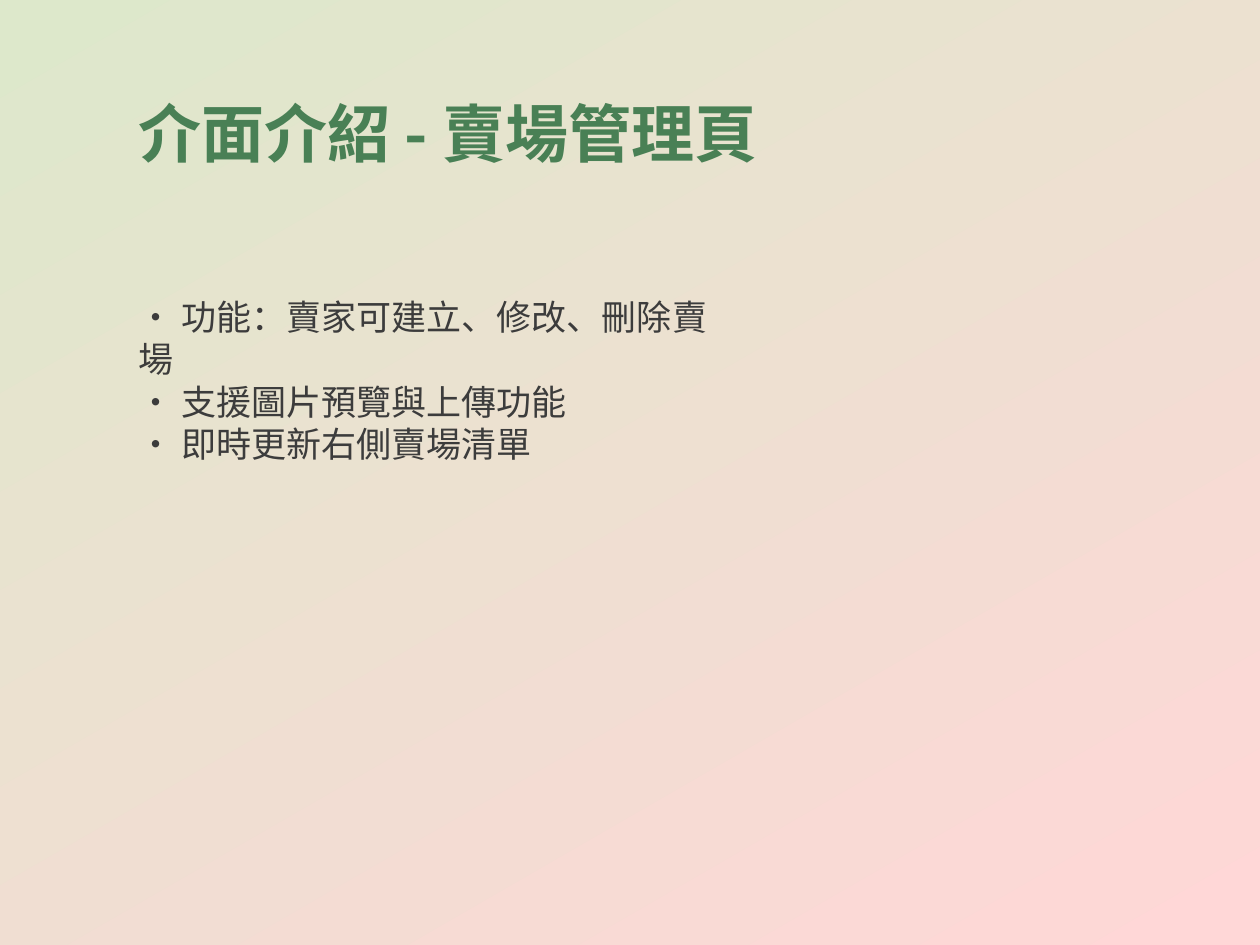
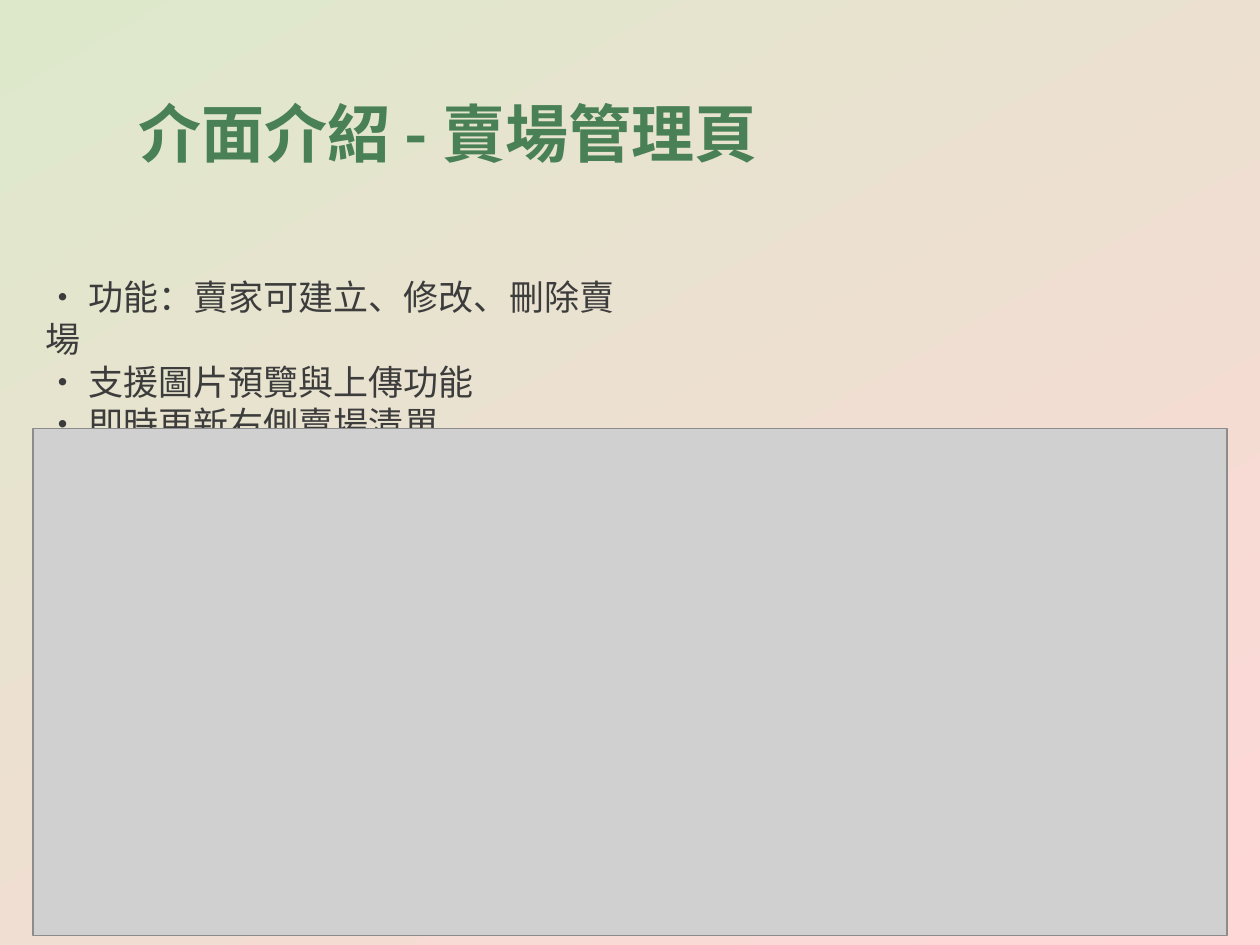
Before and after one commit to CYX1025/EasyBuyFarm, a slide deck: slide 13 of EasyBuyFarm_專案簡報.pptx (slide 10 before the commit). Drawn at 1260x945 pixels with LibreOffice and Linux fonts; fonts in the diff are those of the drawing; grey boxes stand for pictures. Boxes give left, top, right and bottom in pixels: in the first picture for what was removed or moved away, otherwise in the second. Text is boxed around its words. In the diff, an @@ line names an element or a change of style, - is before the commit and + after.

```diff
--- a/EasyBuyFarm_專案簡報.pptx
+++ b/EasyBuyFarm_專案簡報.pptx
@@ text "• 功能：賣家可建立、修改、刪除賣場" rewrapped from [138,300,707,460] to [45,280,614,429] @@
@@ picture added at [33,428,1227,936] @@
```
Also in this commit, not shown: 17 other slides changed, 6 slides added.
